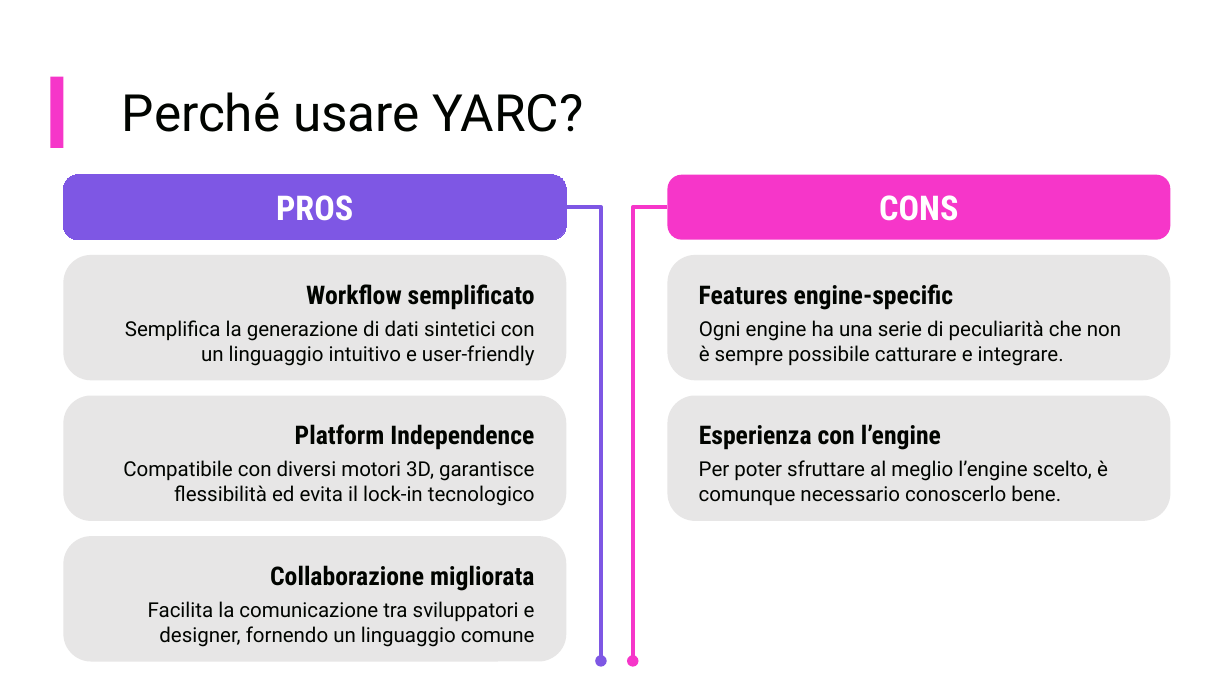
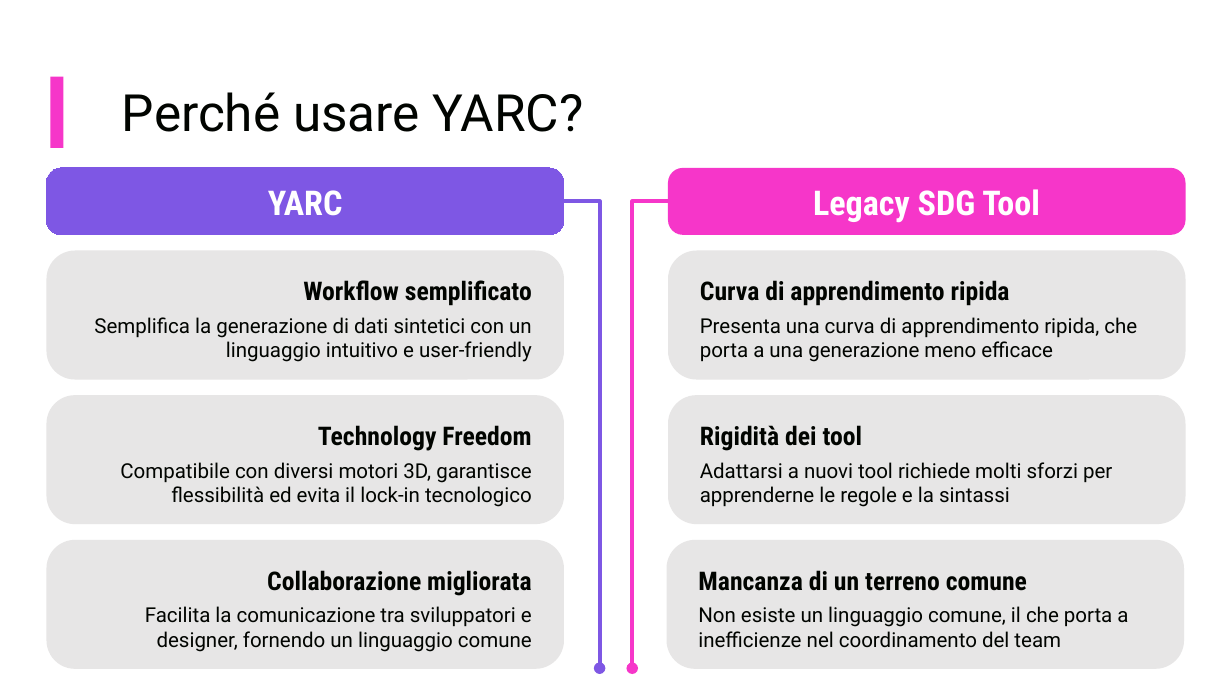
Before and after one commit to fcarne/yarc, a slide deck: slide 9 of docs/YARC.pptx. Drawn at 1232x693 pixels with LibreOffice and Linux fonts; fonts in the diff are those of the drawing. Boxes give left, top, right and bottom in pixels: in the first picture for what was removed or moved away, otherwise in the second. Text is boxed around its words. In the diff, an @@ line names an element or a change of style, - is before the commit and + after.

Commit message:
:memo: Update presentation

```diff
--- a/docs/YARC.pptx
+++ b/docs/YARC.pptx
@@ rounded rectangle "YARC": place and size @@
-rounded rectangle "YARC" at [64, 175, 567, 239]
+rounded rectangle "YARC" at [46, 168, 564, 236]
@@ rounded rectangle removed at [667, 175, 1170, 239] @@
-CONS
@@ text in rounded rectangle at [268, 190, 343, 216]: text changed @@
-PROS
+YARC
@@ elbow arrow moved from (567, 207) - (601, 661) to (564, 201) - (600, 668) @@
@@ elbow arrow moved from (667, 207) - (633, 661) to (668, 201) - (632, 668) @@
@@ rounded rectangle: place and size @@
-rounded rectangle at [64, 255, 567, 381]
+rounded rectangle at [46, 250, 564, 380]
@@ text "Workflow semplificato": place and size @@
-text "Workflow semplificato" at [306, 284, 535, 310]
+text "Workflow semplificato" at [303, 280, 532, 306]
@@ rounded rectangle: place and size @@
-rounded rectangle at [667, 255, 1170, 381]
+rounded rectangle at [668, 250, 1186, 380]
@@ text at [700, 280, 1010, 306]: text changed @@
-Features engine-specific
+Curva di apprendimento ripida
@@ text "Semplifica la generazione di dati ..." rewrapped from [125, 320, 535, 366] to [94, 317, 532, 362] @@
@@ text at [700, 317, 1137, 362]: text changed @@
-Ogni engine ha una serie di peculiarità che non è sempre possibile catturare e integrare.
+Presenta una curva di apprendimento ripida, che porta a una generazione meno efficace
@@ rounded rectangle: place and size @@
-rounded rectangle at [64, 396, 567, 521]
+rounded rectangle at [46, 396, 564, 525]
@@ rounded rectangle: place and size @@
-rounded rectangle at [667, 396, 1170, 521]
+rounded rectangle at [668, 396, 1186, 525]
@@ text at [318, 425, 531, 451]: text changed @@
-Platform Independence
+Technology Freedom
@@ text at [700, 425, 863, 451]: text changed @@
-Esperienza con l’engine
+Rigidità dei tool
@@ text at [700, 462, 1112, 507]: text changed @@
-Per poter sfruttare al meglio l’engine scelto, è comunque necessario conoscerlo bene.
+Adattarsi a nuovi tool richiede molti sforzi per apprenderne le regole e la sintassi
@@ rounded rectangle: place and size @@
-rounded rectangle at [64, 536, 567, 662]
+rounded rectangle at [46, 540, 564, 669]
@@ text "Collaborazione migliorata": place and size @@
-text "Collaborazione migliorata" at [270, 565, 534, 591]
+text "Collaborazione migliorata" at [267, 570, 531, 596]
@@ text "Facilita la comunicazione tra sviluppatori ...": place and size @@
-text "Facilita la comunicazione tra sviluppatori ..." at [148, 601, 535, 647]
+text "Facilita la comunicazione tra sviluppatori ..." at [145, 606, 532, 652]
@@ group added at [666, 168, 1186, 669]: 2 rounded rectangles, 2 texts @@
+Legacy SDG Tool
+Mancanza di un terreno comune
+Non esiste un linguaggio comune, il che porta a inefficienze nel coordinamento del team
```
